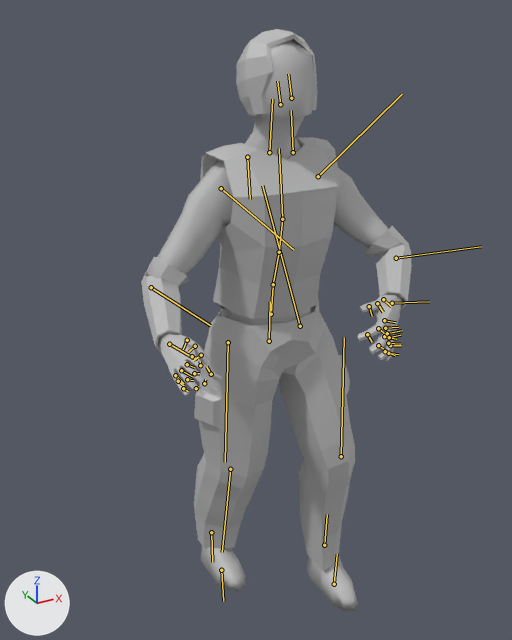
The FBX model 275-sent/Player/animation/player_Injured.fbx as it was, and as the next commit left it.
Both versions are drawn from a 50 mm lens placed at (-0.169, -0.291, 0.322), pointed at (-0.005, 0.007, 0.173). Every picture has the same lights, and +X, +Y and +Z are marked at lower left. Both versions are drawn at frame 29 of the action 'Take 001'; the numbers are the values there. The bones that bend it are drawn over the model as lines.

Names of what the first picture shows: 'Armband', 'Hair', 'Shirt', 'Trousers', 'skin'.
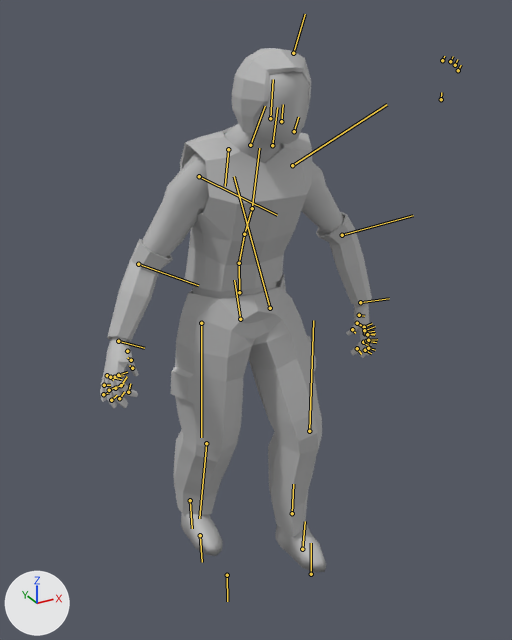
Diff of the bpy script that builds the scene:
```diff
--- a/275-sent/Player/animation/player_Injured.fbx.py
+++ b/275-sent/Player/animation/player_Injured.fbx.py
@@ bone_c_root_jnt @@
 bone_c_root_jnt = bpy.data.objects['master_ctrl'].pose.bones['c_root_jnt']
-bone_c_root_jnt.location = (0.0, -0.67, 0.0)
-bone_c_root_jnt.rotation_quaternion = (0.999, 0.052, 0.0, 0.0)  # degrees (6, 0, 0)
+bone_c_root_jnt.location = (0.0, -0.67, -3.46)
+bone_c_root_jnt.rotation_quaternion = (1.0, -0.016, 0.0, 0.0)  # degrees (-2, 0, 0)
@@ bone_c_pelvis_jnt @@
 bone_c_pelvis_jnt = bpy.data.objects['master_ctrl'].pose.bones['c_pelvis_jnt']  # child of 'c_root_jnt'
-bone_c_pelvis_jnt.rotation_quaternion = (0.999, -0.041, 0.0, 0.0)  # degrees (-5, 0, 0)
+bone_c_pelvis_jnt.rotation_quaternion = (0.99, -0.139, 0.0, 0.0)  # degrees (-16, 0, 0)
@@ bone_pasted__l_hip_jnt @@
 bone_pasted__l_hip_jnt = bpy.data.objects['master_ctrl'].pose.bones['pasted__L_hip_jnt']  # child of 'c_pelvis_jnt'
-bone_pasted__l_hip_jnt.rotation_quaternion = (0.986, -0.144, -0.012, 0.082)  # degrees (-17, 0, 10)
+bone_pasted__l_hip_jnt.rotation_quaternion = (0.997, 0.017, 0.023, 0.076)  # degrees (2, 2, 9)
@@ bone_pasted__l_knee_jnt @@
 bone_pasted__l_knee_jnt = bpy.data.objects['master_ctrl'].pose.bones['pasted__L_knee_jnt']  # child of 'pasted__L_hip_jnt'
-bone_pasted__l_knee_jnt.rotation_quaternion = (0.991, 0.103, 0.009, -0.088)  # degrees (12, 2, -10)
+bone_pasted__l_knee_jnt.rotation_quaternion = (0.988, 0.136, 0.019, -0.069)  # degrees (16, 3, -8)
@@ bone_pasted__l_ankle_jnt @@
 bone_pasted__l_ankle_jnt = bpy.data.objects['master_ctrl'].pose.bones['pasted__L_ankle_jnt']  # child of 'pasted__L_knee_jnt'
-bone_pasted__l_ankle_jnt.rotation_quaternion = (0.999, 0.043, 0.0, 0.0)  # degrees (5, 0, 0)
+bone_pasted__l_ankle_jnt.rotation_quaternion = (1.0, 0.017, 0.0, 0.0)  # degrees (2, 0, 0)
@@ bone_pasted__r_hip_jnt @@
 bone_pasted__r_hip_jnt = bpy.data.objects['master_ctrl'].pose.bones['pasted__R_hip_jnt']  # child of 'c_pelvis_jnt'
-bone_pasted__r_hip_jnt.rotation_quaternion = (1.0, 0.031, 0.0, 0.0)  # degrees (4, 0, 0)
+bone_pasted__r_hip_jnt.rotation_quaternion = (0.982, 0.19, 0.0, 0.0)  # degrees (22, 0, 0)
@@ bone_pasted__r_knee_jnt @@
 bone_pasted__r_knee_jnt = bpy.data.objects['master_ctrl'].pose.bones['pasted__R_knee_jnt']  # child of 'pasted__R_hip_jnt'
-bone_pasted__r_knee_jnt.rotation_quaternion = (0.998, 0.058, 0.0, 0.0)  # degrees (7, 0, 0)
+bone_pasted__r_knee_jnt.rotation_quaternion = (0.996, 0.093, -0.001, -0.009)  # degrees (11, 0, -1)
@@ bone_pasted__r_ankle_jnt @@
 bone_pasted__r_ankle_jnt = bpy.data.objects['master_ctrl'].pose.bones['pasted__R_ankle_jnt']  # child of 'pasted__R_knee_jnt'
-bone_pasted__r_ankle_jnt.rotation_quaternion = (0.995, -0.096, 0.0, 0.0)  # degrees (-11, 0, 0)
+bone_pasted__r_ankle_jnt.rotation_quaternion = (0.991, -0.13, 0.0, 0.0)  # degrees (-15, 0, 0)
@@ bone_pasted__r_toe1_jnt1 @@
 bone_pasted__r_toe1_jnt1 = bpy.data.objects['master_ctrl'].pose.bones['pasted__R_toe1_jnt1']  # child of 'pasted__R_ankle_jnt'
-bone_pasted__r_toe1_jnt1.rotation_quaternion = (0.999, -0.049, 0.0, 0.0)  # degrees (-6, 0, 0)
+bone_pasted__r_toe1_jnt1.rotation_quaternion = (1.0, 0.0, 0.0, -0.008)  # degrees (0, 0, -1)
@@ bone_c_back1_jnt @@
 bone_c_back1_jnt = bpy.data.objects['master_ctrl'].pose.bones['c_back1_jnt']  # child of 'c_root_jnt'
-bone_c_back1_jnt.rotation_quaternion = (0.996, 0.085, 0.0, 0.0)  # degrees (10, 0, 0)
+bone_c_back1_jnt.rotation_quaternion = (0.982, 0.189, 0.0, 0.0)  # degrees (22, 0, 0)
@@ bone_pasted__c_back2_jnt @@
 bone_pasted__c_back2_jnt = bpy.data.objects['master_ctrl'].pose.bones['pasted__c_back2_jnt']  # child of 'c_back1_jnt'
-bone_pasted__c_back2_jnt.rotation_quaternion = (0.999, -0.049, 0.0, 0.0)  # degrees (-6, 0, 0)
+bone_pasted__c_back2_jnt.rotation_quaternion = (0.998, 0.068, 0.0, 0.0)  # degrees (8, 0, 0)
@@ bone_pasted__c_chest_jnt @@
 bone_pasted__c_chest_jnt = bpy.data.objects['master_ctrl'].pose.bones['pasted__c_chest_jnt']  # child of 'pasted__c_back2_jnt'
-bone_pasted__c_chest_jnt.rotation_quaternion = (0.988, -0.154, 0.0, 0.0)  # degrees (-18, 0, 0)
+bone_pasted__c_chest_jnt.rotation_quaternion = (0.993, -0.12, 0.0, 0.0)  # degrees (-14, 0, 0)
@@ bone_pasted__c_neck_jnt @@
 bone_pasted__c_neck_jnt = bpy.data.objects['master_ctrl'].pose.bones['pasted__c_neck_jnt']  # child of 'pasted__c_chest_jnt'
-bone_pasted__c_neck_jnt.rotation_quaternion = (0.993, 0.115, 0.0, 0.0)  # degrees (13, 0, 0)
+bone_pasted__c_neck_jnt.rotation_quaternion = (0.982, 0.191, 0.0, 0.0)  # degrees (22, 0, 0)
@@ bone_pasted__c_head1_jnt @@
 bone_pasted__c_head1_jnt = bpy.data.objects['master_ctrl'].pose.bones['pasted__c_head1_jnt']  # child of 'pasted__c_neck_jnt'
-bone_pasted__c_head1_jnt.rotation_quaternion = (0.983, -0.181, 0.0, 0.0)  # degrees (-21, 0, 0)
+bone_pasted__c_head1_jnt.rotation_quaternion = (0.966, -0.259, 0.0, 0.0)  # degrees (-30, 0, 0)
@@ bone_pasted__l_shoulder_jnt @@
 bone_pasted__l_shoulder_jnt = bpy.data.objects['master_ctrl'].pose.bones['pasted__L_shoulder_jnt']  # child of 'pasted__L_clav_jnt'
-bone_pasted__l_shoulder_jnt.rotation_quaternion = (0.85, 0.015, -0.318, -0.42)  # degrees (20, -32, -58)
+bone_pasted__l_shoulder_jnt.rotation_quaternion = (0.892, 0.089, -0.164, -0.411)  # degrees (18, -13, -51)
@@ bone_pasted__l_elbow_jnt @@
 bone_pasted__l_elbow_jnt = bpy.data.objects['master_ctrl'].pose.bones['pasted__L_elbow_jnt']  # child of 'pasted__L_shoulder_jnt'
-bone_pasted__l_elbow_jnt.rotation_quaternion = (0.828, -0.054, -0.457, -0.321)  # degrees (20, -52, -52)
+bone_pasted__l_elbow_jnt.rotation_quaternion = (0.973, 0.017, -0.179, -0.146)  # degrees (5, -20, -18)
@@ bone_pasted__r_shoulder_jnt @@
 bone_pasted__r_shoulder_jnt = bpy.data.objects['master_ctrl'].pose.bones['pasted__R_shoulder_jnt']  # child of 'pasted__R_clav_jnt'
-bone_pasted__r_shoulder_jnt.rotation_quaternion = (0.907, 0.071, -0.019, -0.415)  # degrees (8, 1, -49)
+bone_pasted__r_shoulder_jnt.rotation_quaternion = (0.867, 0.003, 0.005, -0.498)  # degrees (0, 1, -60)
@@ bone_pasted__r_elbow_jnt @@
 bone_pasted__r_elbow_jnt = bpy.data.objects['master_ctrl'].pose.bones['pasted__R_elbow_jnt']  # child of 'pasted__R_shoulder_jnt'
-bone_pasted__r_elbow_jnt.rotation_quaternion = (0.862, 0.0, -0.507, 0.0)  # degrees (0, -61, 0)
+bone_pasted__r_elbow_jnt.rotation_quaternion = (0.975, 0.0, -0.223, 0.0)  # degrees (0, -26, 0)
```

What differs and where, as boxes [x1, y1, x2, y2] in the pictures (512 x 640 px):
'Trousers', posed (6% narrower)
    before: [194, 298, 355, 571]
    after: [171, 275, 322, 537]
'skin', posed (11% wider, 12% shorter)
    before: [157, 40, 402, 611]
    after: [100, 71, 372, 572]
'Shirt', posed (6% narrower, 9% shorter)
    before: [200, 137, 341, 319]
    after: [180, 126, 312, 292]
'Armband', posed
    before: [141, 226, 411, 353]
    after: [107, 212, 372, 342]
'Hair', posed
    before: [236, 29, 317, 117]
    after: [232, 48, 311, 133]
bone 'c_root_jnt', root to tip
    before: (271, 314) to (273, 285)
    after: (239, 292) to (239, 264)
bone 'c_pelvis_jnt', root to tip
    before: (269, 341) to (270, 301)
    after: (240, 319) to (234, 280)
bone 'pasted__L_hip_jnt', root to tip
    before: (300, 326) to (262, 185)
    after: (270, 308) to (234, 176)
bone 'pasted__L_knee_jnt', root to tip
    before: (341, 456) to (344, 337)
    after: (309, 431) to (313, 320)
bone 'pasted__L_ankle_jnt', root to tip
    before: (324, 545) to (327, 514)
    after: (292, 513) to (293, 484)
bone 'pasted__R_hip_jnt', root to tip
    before: (228, 342) to (225, 462)
    after: (201, 323) to (201, 437)
bone 'pasted__R_knee_jnt', root to tip
    before: (230, 469) to (222, 552)
    after: (206, 443) to (199, 518)
bone 'pasted__R_ankle_jnt', root to tip
    before: (211, 532) to (212, 562)
    after: (190, 500) to (192, 528)
bone 'pasted__R_toe1_jnt1', root to tip
    before: (221, 570) to (223, 601)
    after: (200, 535) to (202, 562)
bone 'c_back1_jnt', root to tip
    before: (273, 284) to (279, 252)
    after: (239, 263) to (244, 234)
bone 'pasted__c_back2_jnt', root to tip
    before: (279, 252) to (282, 219)
    after: (244, 234) to (252, 208)
bone 'pasted__c_chest_jnt', root to tip
    before: (282, 219) to (279, 148)
    after: (252, 208) to (259, 148)
bone 'pasted__c_neck_jnt', root to tip
    before: (269, 152) to (272, 99)
    after: (250, 145) to (265, 106)
bone 'pasted__c_head1_jnt', root to tip
    before: (280, 104) to (277, 81)
    after: (270, 118) to (273, 79)
bone 'pasted__L_shoulder_jnt', root to tip
    before: (318, 176) to (402, 94)
    after: (292, 165) to (387, 104)
bone 'pasted__L_elbow_jnt', root to tip
    before: (396, 258) to (481, 246)
    after: (342, 235) to (413, 215)
bone 'pasted__R_shoulder_jnt', root to tip
    before: (221, 188) to (293, 249)
    after: (199, 176) to (277, 215)
bone 'pasted__R_elbow_jnt', root to tip
    before: (151, 287) to (210, 325)
    after: (138, 264) to (198, 285)
